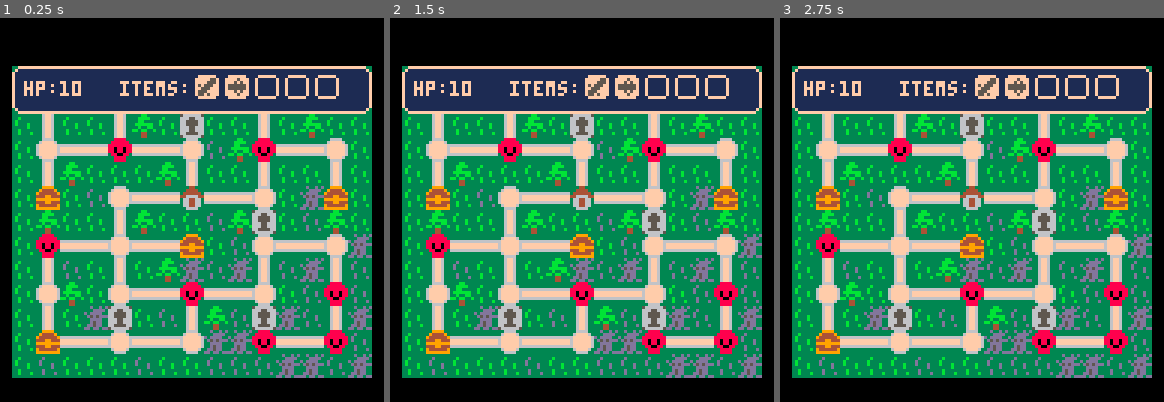
Above: before the commit, frames 1-3 (left to right).
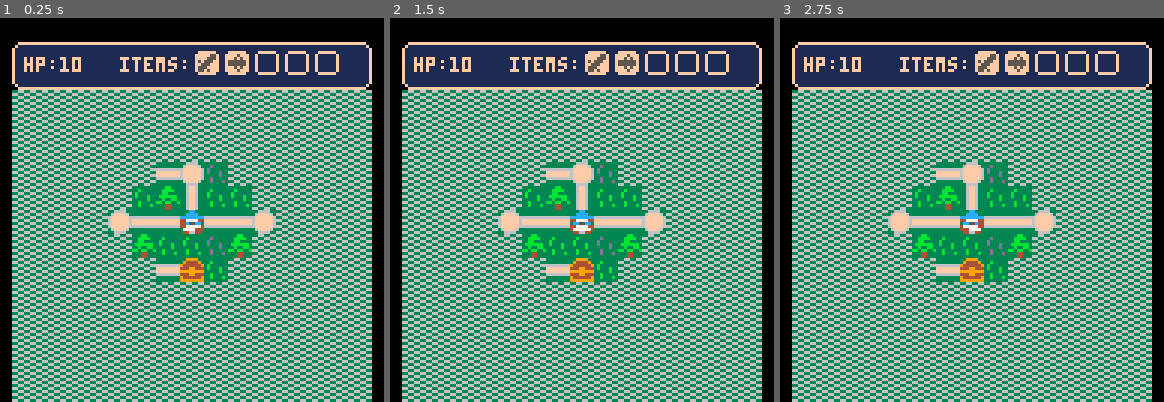
Above: after the commit, the same moments.

Repository: AddisonMink/tumberts-quest-p8
Game: PICO-8 cartridge wip.p8
Two runs of this game, one before a commit and one after it. Both use one fixed random seed, a clock stepped at 60 frames per second and the inputs below.
Inputs:
- Up to frame 1 (0.25 s): no input
- Up to frame 2 (1.5 s): tap X (X key) at 0.33, 1.07 s; tap O (Z key) at 0.7 s
- Up to frame 3 (2.75 s): hold Right 1.6-2.1 s; tap O (Z key) at 1.7, 2.1, 2.5 s; tap X (X key) at 1.85 s; hold Up 2.15-2.42 s; hold Right from 2.47 s (still down)

The runs differ from the first frame. In frame 1, 61% of the frame differs, in the area x 3-97%, y 6-100%; in frame 2, 61%; in frame 3, 61%.

Commit message:
add map fog.

Diff:
--- a/hud-ui.lua
+++ b/hud-ui.lua
@@ -2,7 +2,7 @@
   local me = {}
 
   function me:draw(hp, items)
-    local y = ui:draw_npatch(0, 0, 120, 16)
+    local y = ui:draw_npatch(0, -16, 120, 16)
     local item_x = 32
     y += 1
     ui:draw_line("hp:" .. hp, 0, y)
@@ -10,7 +10,7 @@
 
     for i = 1, max_items, 1 do
       local id = i <= #items and items[i].icon or 32
-      spr(id, item_x + 48 + (i - 1) * 10, y - 2)
+      spr(id, item_x + 64 + (i - 1) * 10, y - 2)
     end
   end
 
--- a/wip.p8
+++ b/wip.p8
@@ -6,37 +6,29 @@
 #include add-item-ui.lua
 #include select-items-ui.lua
 #include hud-ui.lua
+#include world.lua
 
 max_items = 5
 ui = ui_module()
 hud = hud_ui_module(max_items)
 
-cards = {
+items = {
   { name = "axe", desc = "swing axe", icon = 33 },
   { name = "bow", desc = "shoot bow", icon = 48 }
 }
 
-inventory_ui = inventory_ui_module(cards)
-add_item_ui = add_item_ui_module(cards, 3, cards[1])
-select_items_ui = select_items_ui_module(cards, 3)
+world = world_module(items, max_items)
 
 function _init()
-  camera(-4, -16)
 end
 
 function _update()
-  --inventory_ui:update()
-  --add_item_ui:update()
-  --select_items_ui:update()
+  world:update()
 end
 
 function _draw()
   cls()
-  map()
-  hud:draw(10, cards)
-  --inventory_ui:draw()
-  --add_item_ui:draw()
-  --select_items_ui:draw()
+  world:draw()
 end
 
 __gfx__
--- /dev/null
+++ b/world.lua
@@ -0,0 +1,94 @@
+function world_module(items, max_items)
+  local state = "enter"
+  local nodes = {}
+  local fog = {}
+  local node_key = 7 .. "," .. 5
+  local me = {}
+
+  function me:update()
+    if state == "enter" then
+      clear_fog(nodes[node_key])
+      state = "idle"
+    end
+  end
+
+  function me:draw()
+    map()
+    hud:draw(10, items)
+    draw_map()
+    draw_player(nodes[node_key])
+  end
+
+  function clear_fog(node)
+    for x = node.x - 3, node.x + 3, 1 do
+      for y = node.y - 2, node.y + 2, 1 do
+        local dist = abs(node.x - x) + abs(node.y - y)
+        if dist <= 3 then fog[x][y] = false end
+      end
+    end
+  end
+
+  function draw_map()
+    for x = 0, 14, 1 do
+      for y = 0, 12, 1 do
+        if fog[x][y] then
+          spr(52, x * 8, y * 8)
+        end
+      end
+    end
+  end
+
+  function draw_player(node)
+    local frame = flr(time() * 4) % 4
+    local id = frame == 0 and 4
+        or frame == 1 and 20
+        or frame == 2 and 4
+        or frame == 3 and 20
+    local flip_x = frame == 3
+    spr(id, node.x * 8, node.y * 8, 1, 1, flip_x)
+  end
+
+  function is_path(x, y)
+    local s = mget(x, y)
+    return s == 34 or s == 50
+  end
+
+  -- initialization
+  camera(-4, -24)
+
+  -- for each node
+  for x = 1, 14, 3 do
+    for y = 5, 14, 2 do
+      local key = x .. "," .. y
+      nodes[key] = { x = x, y = y }
+      local node = nodes[key]
+      -- check right path
+      if is_path(x + 1, y) and is_path(x + 2, y) then
+        node.right = (x + 3) .. "," .. y
+      end
+      -- check left path
+      if is_path(x - 1, y) and is_path(x - 2, y) then
+        node.left = (x - 3) .. "," .. y
+      end
+      -- check up path
+      if is_path(x, y - 1) then
+        node.up = x .. "," .. (y - 2)
+      end
+      -- check down path
+      if is_path(x, y + 1) then
+        node.down = x .. "," .. (y + 2)
+      end
+    end
+
+    -- fill area with fog.
+    for x = 0, 14, 1 do
+      fog[x] = {}
+      for y = 0, 12, 1 do
+        fog[x][y] = true
+      end
+    end
+  end
+  -- initialization end
+
+  return me
+end
